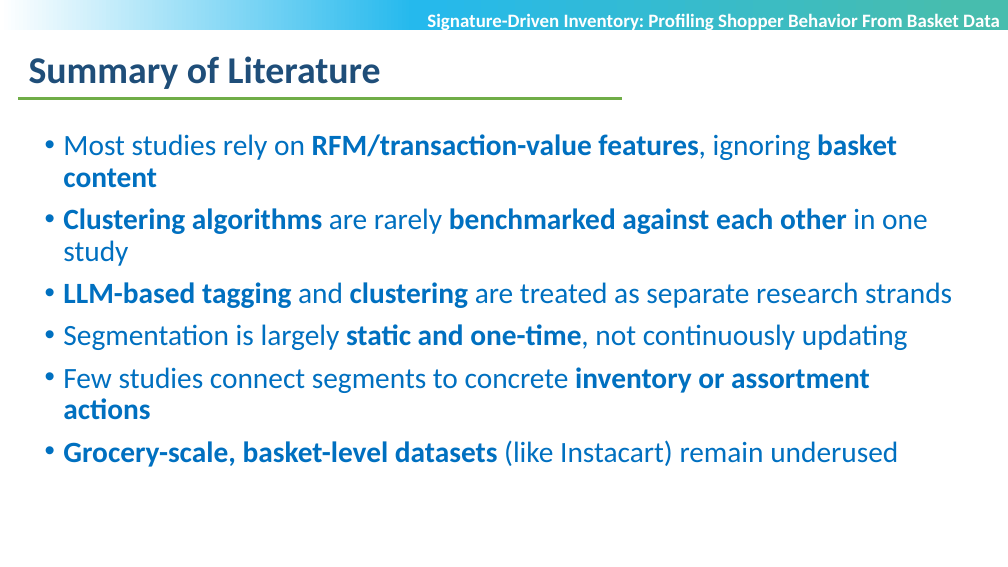
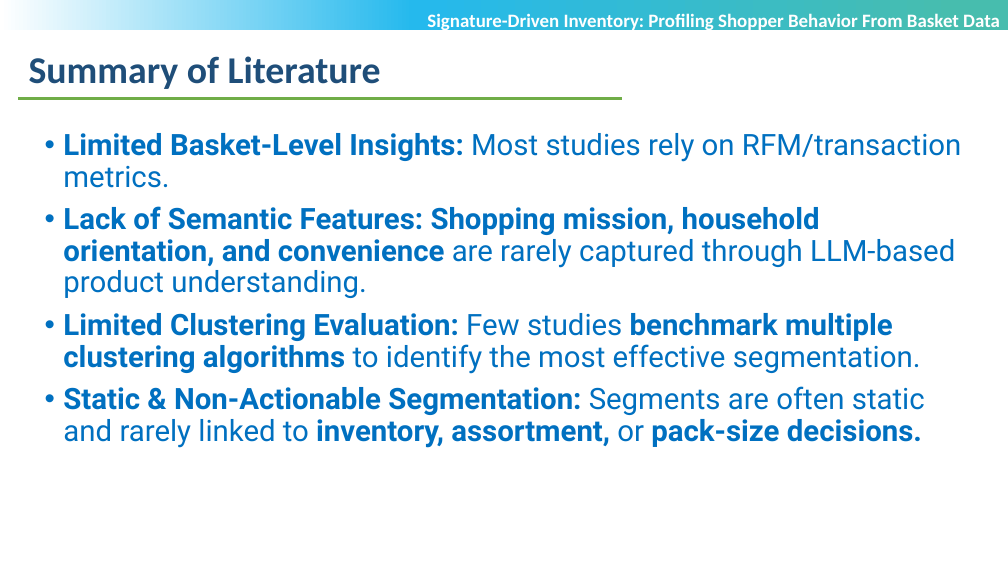
Before and after one commit to POOJITHA-02/lti-proj, a slide deck: slide 7 of INVENTORY 1ST REVIEW.pptx (slide 6 before the commit). Drawn at 1008x567 pixels with LibreOffice and Linux fonts; fonts in the diff are those of the drawing; background and template pictures are left out. Boxes give left, top, right and bottom in pixels: in the first picture for what was removed or moved away, otherwise in the second. Text is boxed around its words. In the diff, an @@ line names an element or a change of style, - is before the commit and + after.

```diff
--- a/INVENTORY 1ST REVIEW.pptx
+++ b/INVENTORY 1ST REVIEW.pptx
@@ text at (63, 133, 961, 448): text changed; font Calibri to Roboto @@
-• Most studies rely on RFM/transaction-value features, ignoring basket content
-• Clustering algorithms are rarely benchmarked against each other in one study
-• LLM-based tagging and clustering are treated as separate research strands
-• Segmentation is largely static and one-time, not continuously updating
-• Few studies connect segments to concrete inventory or assortment actions
-• Grocery-scale, basket-level datasets (like Instacart) remain underused
+• Limited Basket-Level Insights: Most studies rely on RFM/transaction metrics.
+• Lack of Semantic Features: Shopping mission, household orientation, and convenience are rarely captured through LLM-based product understanding.
+• Limited Clustering Evaluation: Few studies benchmark multiple clustering algorithms to identify the most effective segmentation.
+• Static & Non-Actionable Segmentation: Segments are often static and rarely linked to inventory, assortment, or pack-size decisions.
```
Also in this commit, not shown: 5 other slides changed, 3 slides added, 1 slide removed, 52 other files.
